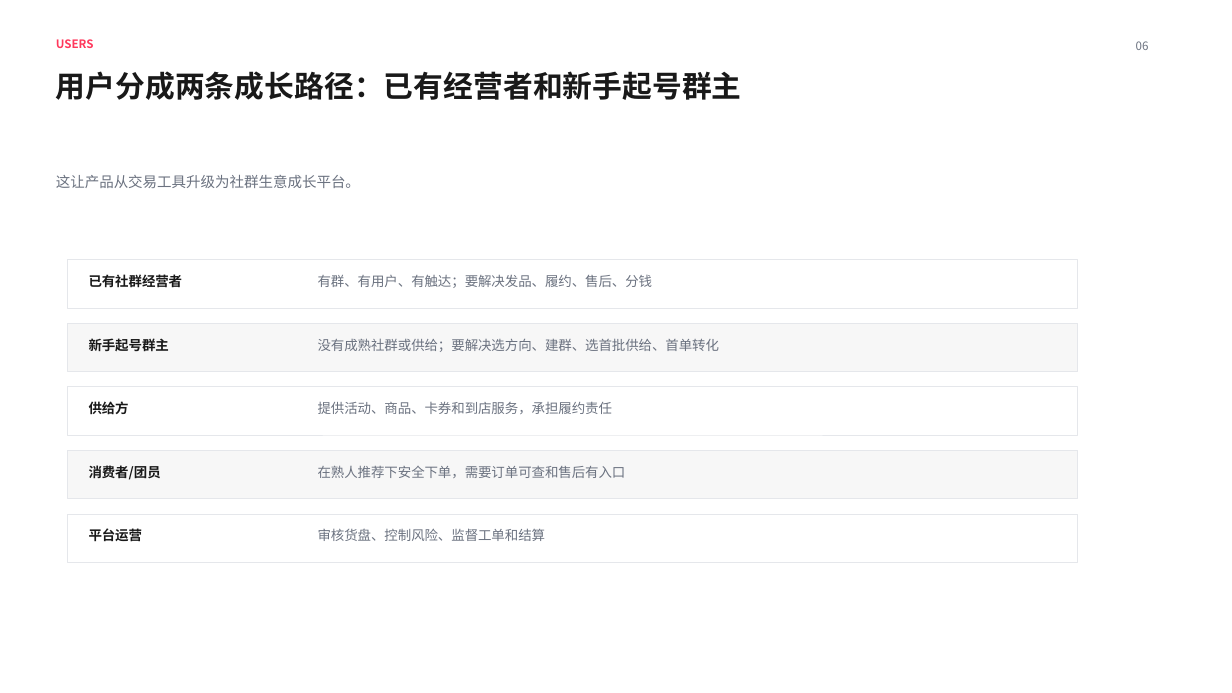
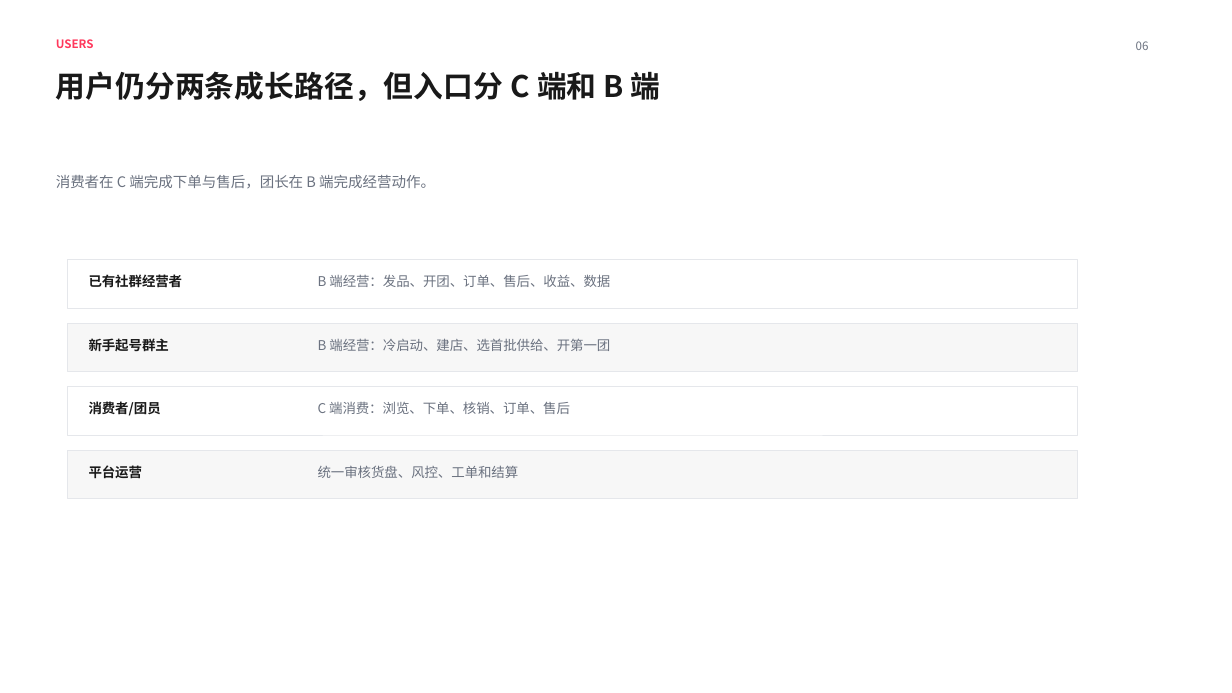
Before and after one commit to 1457513127/codex, a slide deck: slide 6 of 02-项目会/和趣社群店铺三场景产品蓝图同步会.pptx. Drawn at 1232x693 pixels with LibreOffice and Linux fonts; fonts in the diff are those of the drawing. Boxes give left, top, right and bottom in pixels: in the first picture for what was removed or moved away, otherwise in the second. Text is boxed around its words. In the diff, an @@ line names an element or a change of style, - is before the commit and + after.

```diff
--- a/02-项目会/和趣社群店铺三场景产品蓝图同步会.pptx
+++ b/02-项目会/和趣社群店铺三场景产品蓝图同步会.pptx
@@ text at <box>56,71,661,101</box>: text changed @@
-用户分成两条成长路径：已有经营者和新手起号群主
+用户仍分两条成长路径，但入口分 C 端和 B 端
@@ text at <box>56,175,435,189</box>: text changed @@
-这让产品从交易工具升级为社群生意成长平台。
+消费者在 C 端完成下单与售后，团长在 B 端完成经营动作。
@@ text at <box>318,274,610,287</box>: text changed @@
-有群、有用户、有触达；要解决发品、履约、售后、分钱
+B 端经营：发品、开团、订单、售后、收益、数据
@@ text at <box>318,338,610,351</box>: text changed @@
-没有成熟社群或供给；要解决选方向、建群、选首批供给、首单转化
+B 端经营：冷启动、建店、选首批供给、开第一团
@@ text "消费者/团员": place and size @@
-text "消费者/团员" at <box>89,465,161,480</box>
+text "消费者/团员" at <box>89,401,161,416</box>
@@ text removed at <box>89,401,129,415</box> @@
-供给方
@@ text at <box>318,401,570,414</box>: text changed @@
-提供活动、商品、卡券和到店服务，承担履约责任
+C 端消费：浏览、下单、核销、订单、售后
@@ text "平台运营": place and size @@
-text "平台运营" at <box>89,528,143,542</box>
+text "平台运营" at <box>89,465,143,479</box>
@@ text at <box>318,465,519,478</box>: text changed @@
-在熟人推荐下安全下单，需要订单可查和售后有入口
+统一审核货盘、风控、工单和结算
@@ rectangle removed at <box>67,514,1079,562</box> @@
@@ text removed at <box>318,528,545,541</box> @@
-审核货盘、控制风险、监督工单和结算
```
Also in this commit, not shown: 19 other slides changed, 9 slides added, 8 slides removed, 6 other files.
